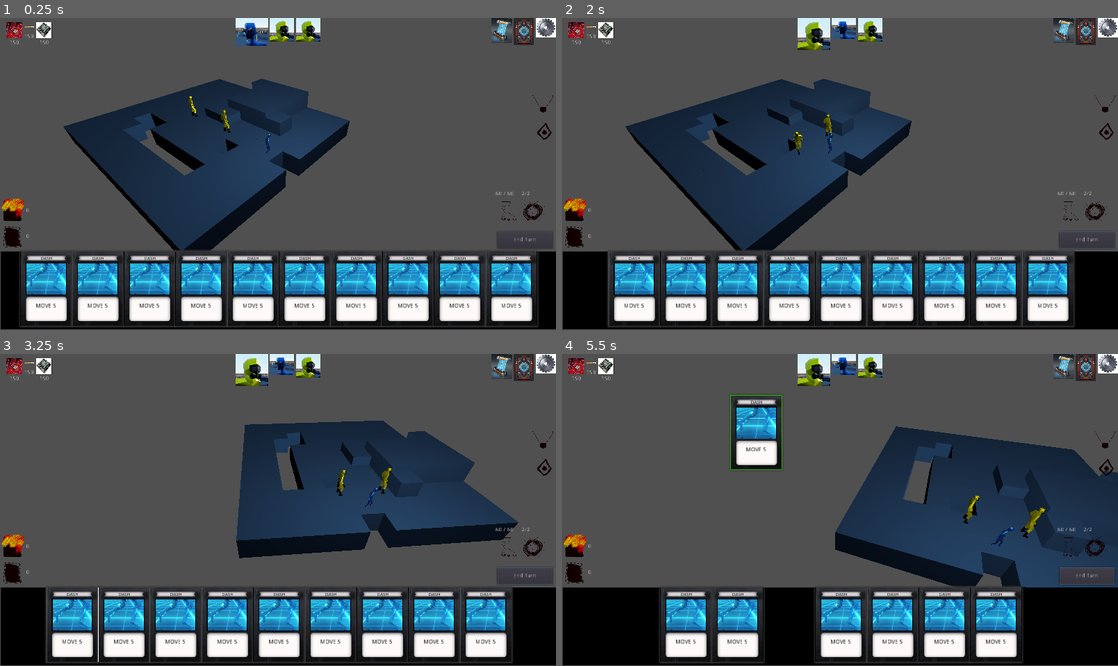
Above: before the commit, frames 1-4 (two rows, left to right).
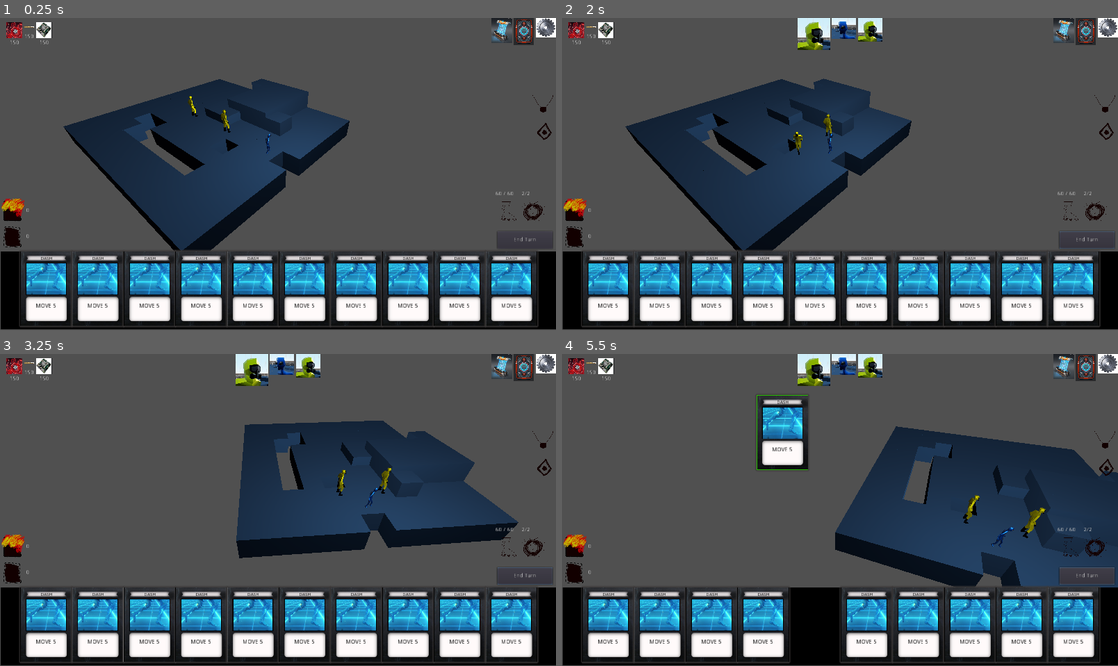
Above: after the commit, the same moments.

Repository: richardbonneau/space-rogue
Game: Godot game, scene res://Main/Main.tscn
Two runs of this game, one before a commit and one after it. Both use one fixed random seed, a clock stepped at 60 frames per second and the inputs below. The engine's default icon, where the game draws it, is replaced by a stand-in: a white triangle on a blue panel in a dark square.
Inputs (mouse positions are in pixels of both pictures, inside the frame that each line leads up to):
- Up to frame 1 (0.25 s): no input
- Up to frame 2 (2 s): click "End Turn" at 0.5 s; tap Enter at 1.25 s; drag from (606, 289) to (895, 105) at 1.27 s
- Up to frame 3 (3.25 s): drag from (72, 625) to (250, 572) at 2.02 s; move the mouse to (122, 625) at 2.77 s; hold D (right) from 2.78 s (still down); hold Q (q) from 2.78 s (still down); click (122, 625) at 2.92 s; tap E (e) at 3.05 s
- Up to frame 4 (5.5 s): release D (right) at 3.5 s; release Q (q) at 3.5 s; drag from (739, 625) to (673, 463) at 3.52 s; drag from (762, 625) to (867, 510) at 4.27 s; drag from (789, 625) to (756, 432) at 5.02 s

The runs differ from the first frame. In frame 1, 1.1% of the frame differs, in the area x 42-58%, y 0-9%; in frame 2, 14%; in frame 3, 14%; in frame 4, 18%, in the area x 3-97%, y 13-100%.
Error after the commit: Invalid get index 'turn_order' (on base: 'Nil'). (res://UI/Scripts/PortraitOrder.gd:18)

Commit message:
max num of cards + entity turn order(initiative)

Diff:
--- a/UI/Hand.tscn
+++ b/UI/Hand.tscn
@@ -10,6 +10,7 @@
 [ext_resource path="res://Assets/Sprites/pendant.png" type="Texture" id=8]
 [ext_resource path="res://UI/Scripts/MovementLabel.gd" type="Script" id=9]
 [ext_resource path="res://UI/Scripts/EndTurnButton.gd" type="Script" id=10]
+[ext_resource path="res://UI/Scripts/EnergyLabel.gd" type="Script" id=11]
 
 [node name="Hand" type="Control"]
 anchor_right = 1.018
@@ -192,7 +193,7 @@
 [node name="Movement" type="VBoxContainer" parent="PlayerActions"]
 margin_left = 25.0
 margin_right = 85.0
-margin_bottom = 89.0
+margin_bottom = 90.0
 
 [node name="Label" type="Label" parent="PlayerActions/Movement"]
 margin_right = 60.0
@@ -212,12 +213,13 @@
 [node name="Energy" type="VBoxContainer" parent="PlayerActions"]
 margin_left = 89.0
 margin_right = 149.0
-margin_bottom = 89.0
+margin_bottom = 90.0
 
 [node name="Label" type="Label" parent="PlayerActions/Energy"]
 margin_right = 60.0
 margin_bottom = 14.0
 text = "2/2"
+script = ExtResource( 11 )
 
 [node name="Icon" type="TextureRect" parent="PlayerActions/Energy"]
 margin_top = 18.0
--- a/UI/Scripts/Card.gd
+++ b/UI/Scripts/Card.gd
@@ -29,7 +29,8 @@
 		else:
 			drag_position = null
 			self.rect_position = position_before_drag
-			if state == AboutToBePlayed:
+			if state == AboutToBePlayed and player_actions.player_remaining_cards > 0:
+				player_actions.player_remaining_cards -= 1
 				state = InPlay
 				var pathfinder = self.get_owner().get_owner().get_node("GameBoard").get_node("Pathfinder")
 				player_actions.play_card({"type": "move", "value": 1})
@@ -39,6 +40,10 @@
 				parent.remove_child(self)
 				parent.get_parent().reorganize_hand()
 				self.queue_free()
+			else:
+				pass
+				#Message that says : Cant play any more cards this turn
+
 
 	if event is InputEventMouseMotion and drag_position:
 		rect_global_position = get_global_mouse_position() - drag_position
--- /dev/null
+++ b/UI/Scripts/EnergyLabel.gd
@@ -0,0 +1,12 @@
+extends Label
+
+onready var player_actions = get_owner().get_owner().get_node("GameBoard").get_node("PlayerActions")
+
+var remaining_cards
+var max_cards
+
+func _process(delta):
+	if player_actions.player_remaining_cards != remaining_cards or player_actions.player_max_cards != max_cards:
+		remaining_cards = player_actions.player_remaining_cards
+		max_cards = player_actions.player_max_cards
+		self.set_text(str(remaining_cards) + " / "+str(max_cards))
--- a/UI/Scripts/PortraitOrder.gd
+++ b/UI/Scripts/PortraitOrder.gd
@@ -5,26 +5,12 @@
 export var active_entity_size = 60
 export var inactive_entities_size = 80
 
-var rounds
-var portrait
-var alien
-var scientist
-
-func get_dependencies():
-	if !dependencies_gotten:
-		if !rounds: rounds = self.get_owner().get_node("GameBoard").get_node("Rounds")
-		if !portrait: portrait = load('res://UI/Portrait.tscn')
-		if !alien: alien = load('res://Assets/Sprites/Alien.png')
-		if !scientist: scientist = load('res://Assets/Sprites/Scientist.png')
-		dependencies_gotten = true
-
-func _ready():
-	get_dependencies()
-	change_boxes_size()
-
+onready var rounds = self.get_owner().get_node("GameBoard").get_node("Rounds")
+onready var portrait = load('res://UI/Portrait.tscn')
+onready var alien  = load('res://Assets/Sprites/Alien.png')
+onready var scientist  = load('res://Assets/Sprites/Scientist.png')
 
 func rearrange_portrait_order():
-	get_dependencies()
 	for child in self.get_children():
 		self.remove_child(child)
 		child.queue_free()
@@ -47,11 +33,8 @@
 	self.add_child(portrait_instance)
 
 
-
-
-
 func remove_portrait_from_turn_order():
-	#TODO:
+	#TODO: when an entity dies, remove it from the portraits
 	pass
 
 func change_boxes_size():
Not shown: 1 places in UI/Hand.tscn that only renumber resources
